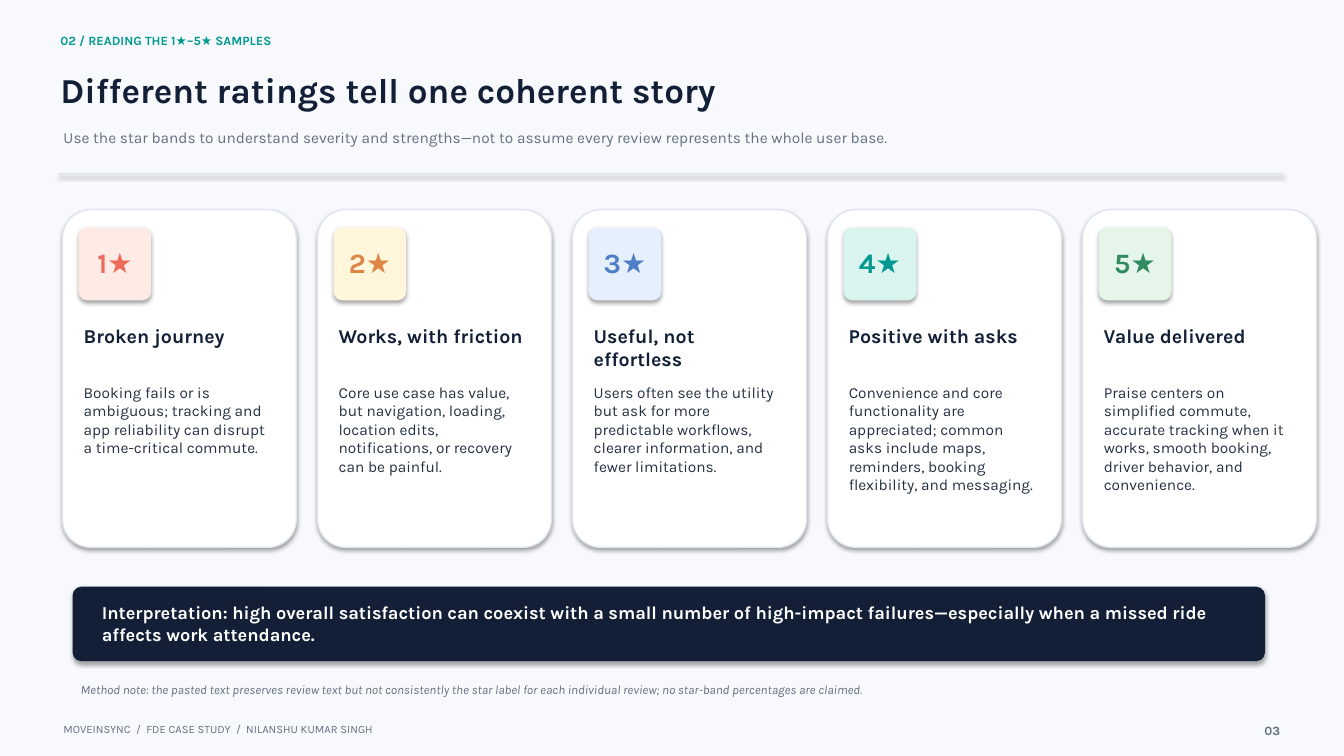
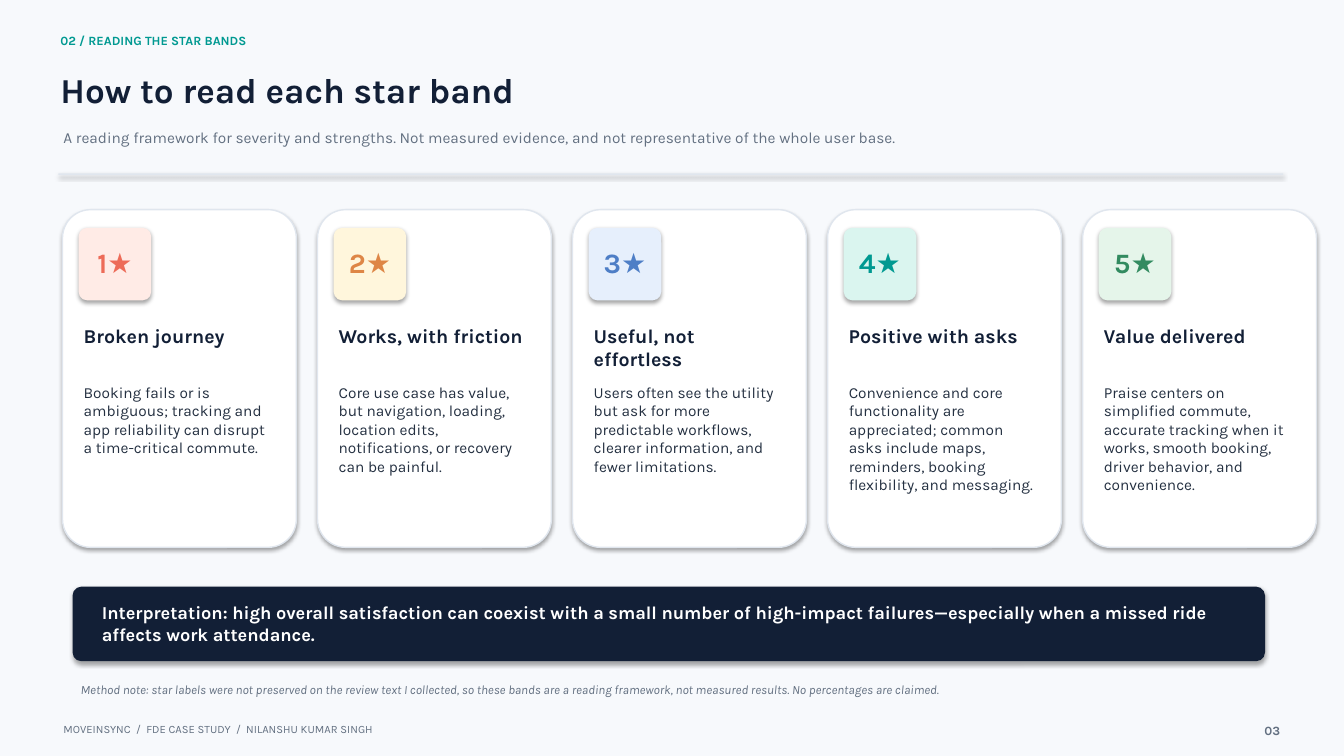
Before and after one commit to nilanshukumarsingh/moveinsync-fde, a slide deck: slide 3 of MoveInSync_FDE_Case_Study.pptx. Drawn at 1344x756 pixels with LibreOffice and Linux fonts; fonts in the diff are those of the drawing. Boxes give left, top, right and bottom in pixels: in the first picture for what was removed or moved away, otherwise in the second. Text is boxed around its words. In the diff, an @@ line names an element or a change of style, - is before the commit and + after.

```diff
--- a/MoveInSync_FDE_Case_Study.pptx
+++ b/MoveInSync_FDE_Case_Study.pptx
@@ text at box(60, 36, 247, 45): text changed @@
-02 / READING THE 1★–5★ SAMPLES
+02 / READING THE STAR BANDS
@@ text at box(60, 79, 514, 104): text changed @@
-Different ratings tell one coherent story
+How to read each star band
@@ text at box(63, 132, 895, 147): text changed @@
-Use the star bands to understand severity and strengths—not to assume every review represents the whole user base.
+A reading framework for severity and strengths. Not measured evidence, and not representative of the whole user base.
@@ text at box(81, 685, 939, 697): text changed @@
-Method note: the pasted text preserves review text but not consistently the star label for each individual review; no star-band percentages are claimed.
+Method note: star labels were not preserved on the review text I collected, so these bands are a reading framework, not measured results. No percentages are claimed.
```
Also in this commit, not shown: 6 other slides changed, 3 other files.
